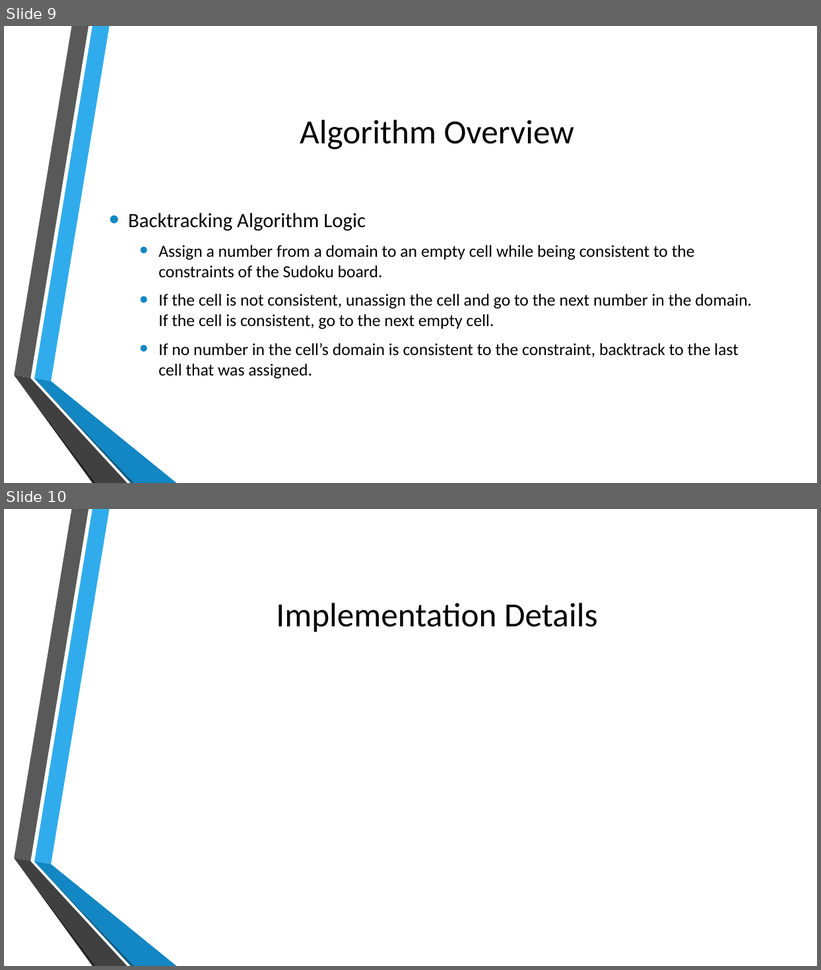
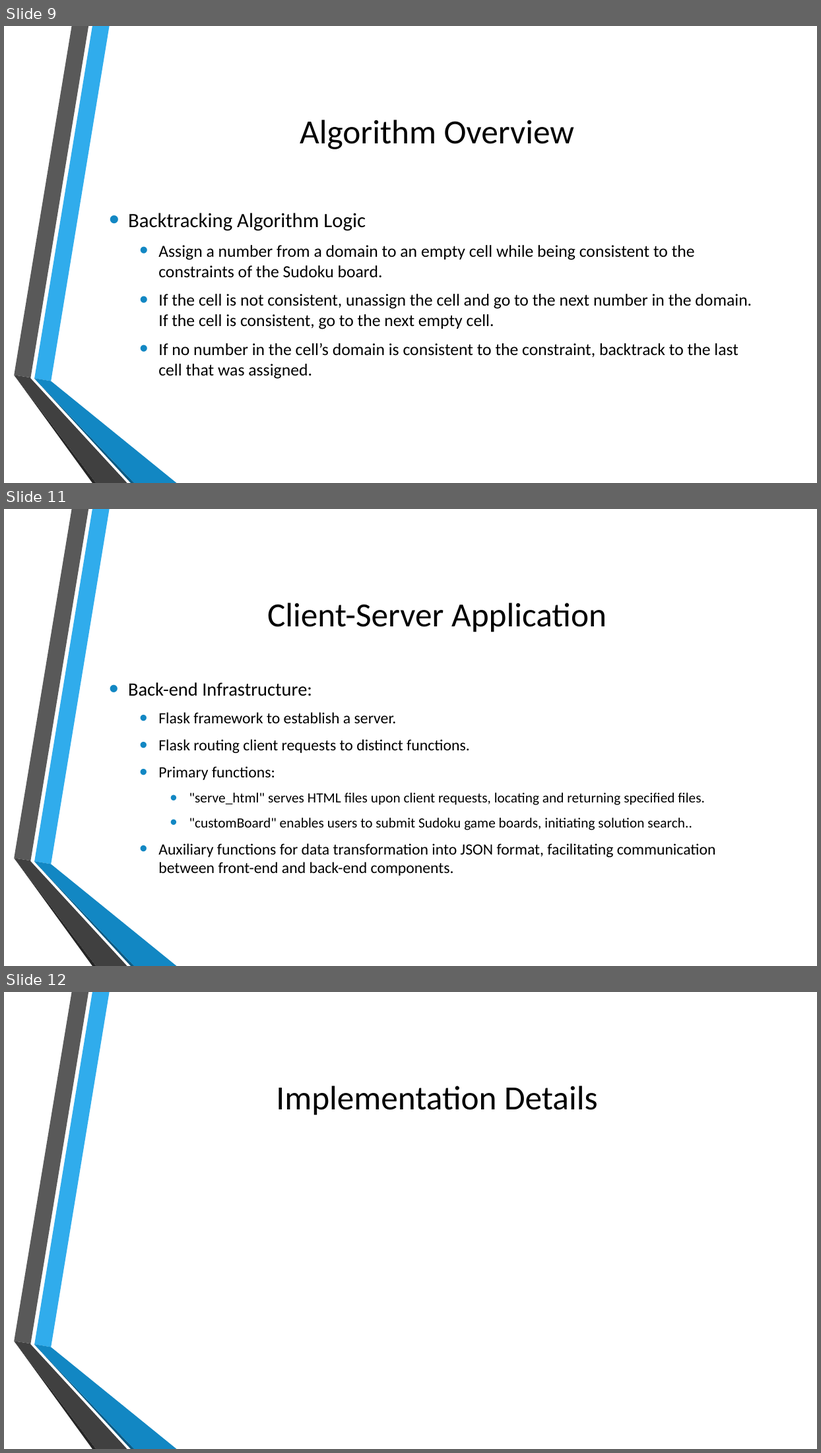
Before and after one commit to BionicScout/LTU-AI-Group_Project, a slide deck: AI TermProject Presentation.pptx. Shown one above the other, each under a label of ours: slides 9 and 10 before the commit, slides 9, 11 and 12 after it; the slides between them are not shown. The pictures are 821x970 and 821x1453 pixels, drawn with LibreOffice and Linux fonts; fonts in the diff are those of the drawing; background and template pictures are left out. Boxes give left, top, right and bottom in pixels: in the first picture for what was removed or moved away, otherwise in the second. Text is boxed around its words. In the diff, an @@ line names an element or a change of style, - is before the commit and + after.

```diff
--- a/AI TermProject Presentation.pptx
+++ b/AI TermProject Presentation.pptx
@@ slide 11 added at bbox=[4, 509, 817, 966], background picture (left out); not listed: 6 template elements that a slide beside it also shows @@
@@ title added at bbox=[267, 603, 607, 632], 40 pt, text #000000 @@
+Client-Server Application
@@ text added at bbox=[128, 683, 716, 876], 18.5 pt, text #000000 @@
+• Back-end Infrastructure:
+  • Flask framework to establish a server.
+  • Flask routing client requests to distinct functions.
+  • Primary functions:
+    • "serve_html" serves HTML files upon client requests, locating and returning specified files.
+    • "customBoard" enables users to submit Sudoku game boards, initiating solution search..
+  • Auxiliary functions for data transformation into JSON format, facilitating communication between front-end and back-end components.
@@ what was slide 10 is now slide 12 @@
```
Also in this commit, not shown: 4 other slides added, 3 slides removed.
